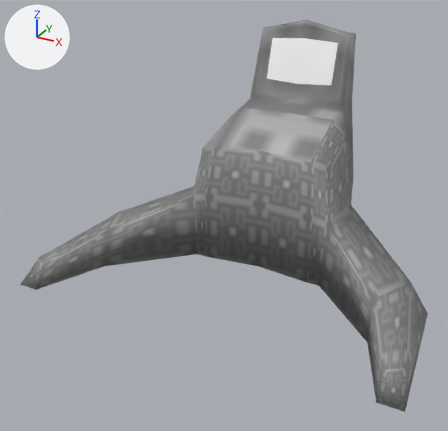
The glTF model hosted/img/SavePc.glb, before and after one commit.
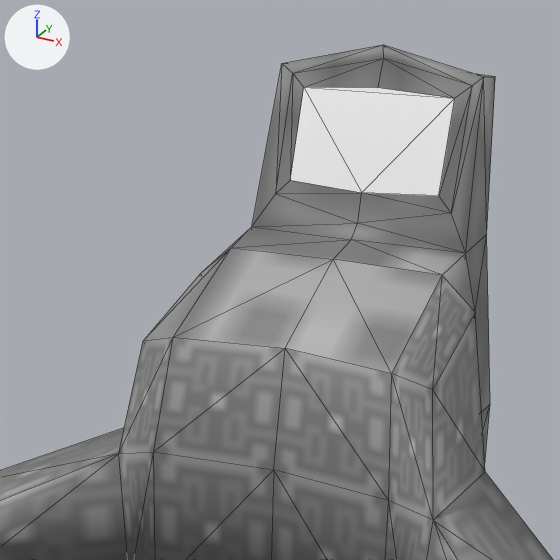
Each version appears first whole from a 50 mm camera at (4.68, -11.11, 5.9) aimed at (-0.32, -2.03, 1.36), and next in a close-up on the part from 31% to 86% of the width and 0% to 57% of the height. The axes (+X, +Y, +Z) are drawn at upper left. The lights are the same throughout. The close-ups show mesh edges as thin lines. Where no turn or scale is listed for an object, it has been applied to the vertices.
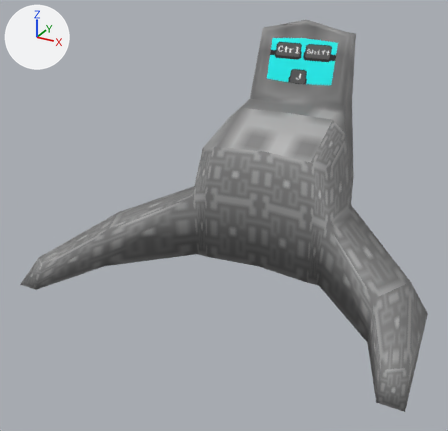
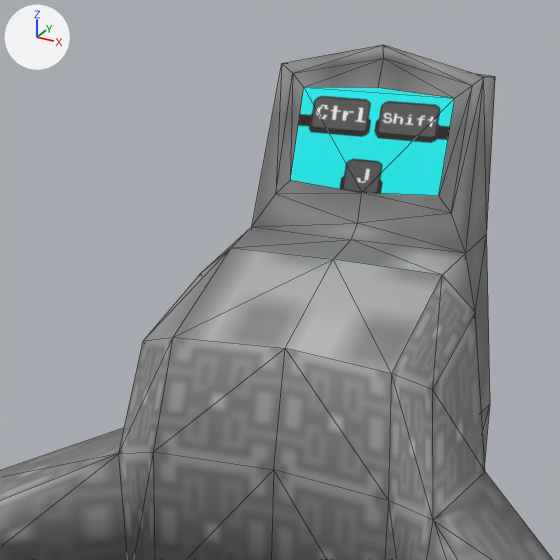
Where the change shows, as pixel boxes (x1, y1, x2, y2) in the close-ups (560 x 560 px):
'Plane', surface changed: (288, 84, 458, 199) in both

The change, as a list of edits to the scene's bpy script:
```text
Add img_comp_screen:
    img_comp_screen = load_image('comp_screen', '_unpacked/comp_screen', 100, 100, 'sRGB')
Change mat_screen_ha:
    remove mat_screen_ha.base_color = (1.0, 1.0, 1.0)  # white #ffffff
    add mat_screen_ha.texture = img_comp_screen
```
